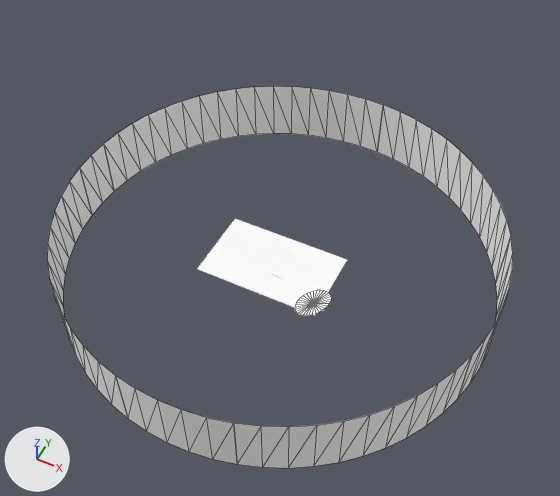
Renders of the glTF model frontend/projects/ride/public/courses/tempelhof.glb from each side of a commit.
Both versions are drawn from a 50 mm camera at (7808.0, -12184.0, 16916.0) aimed at (1542.0, 347.0, 1251.0). Lighting does not change. The marker at lower left points along +X, +Y and +Z. The older version comes first. Mesh edges are drawn as thin lines on the coarser meshes. Where no turn or scale is listed for an object, it has been applied to the vertices.

The older version as bpy lines, for what is in view:
```python
ob_berlinhorizon_000 = bpy.data.objects.new('BerlinHorizon_000', me_berlinhorizon_000)
ob_berlinhorizon_000.location = (-4633.0, -971.0, -300.0)
ob_berlinhorizon_000.scale = (4720.0, 4210.0, 1970.0)
ob_berlinhorizon_001 = bpy.data.objects.new('BerlinHorizon_001', me_berlinhorizon_001)
ob_berlinhorizon_001.location = (90.0, -5183.0, -300.0)
ob_berlinhorizon_001.scale = (655.0, 655.0, 1970.0)
ob_berlinhorizon_004 = bpy.data.objects.new('BerlinHorizon_004', me_berlinhorizon_004)
ob_berlinhorizon_004.location = (692.0, -5271.0, -300.0)
ob_berlinhorizon_004.scale = (655.0, 655.0, 1970.0)
ob_berlinhorizon_006 = bpy.data.objects.new('BerlinHorizon_006', me_berlinhorizon_006)
ob_berlinhorizon_006.location = (1300.0, -5271.0, -300.0)
ob_berlinhorizon_006.scale = (655.0, 655.0, 1970.0)
ob_berlinhorizon_007 = bpy.data.objects.new('BerlinHorizon_007', me_berlinhorizon_007)
ob_berlinhorizon_007.location = (1908.0, -5037.0, -300.0)
ob_berlinhorizon_007.scale = (1190.0, 655.0, 1970.0)
ob_berlinhorizon_008 = bpy.data.objects.new('BerlinHorizon_008', me_berlinhorizon_008)
ob_berlinhorizon_008.location = (3100.0, -971.0, -300.0)
ob_berlinhorizon_008.scale = (4130.0, 4070.0, 1970.0)
ob_berlinhorizon_017 = bpy.data.objects.new('BerlinHorizon_017', me_berlinhorizon_017)
ob_berlinhorizon_017.location = (-4870.0, 202.0, -300.0)
ob_berlinhorizon_017.scale = (655.0, 1170.0, 1970.0)
ob_berlinhorizon_018 = bpy.data.objects.new('BerlinHorizon_018', me_berlinhorizon_018)
ob_berlinhorizon_018.location = (-4900.0, 1398.0, -300.0)
ob_berlinhorizon_018.scale = (655.0, 1200.0, 1970.0)
ob_berlinhorizon_045 = bpy.data.objects.new('BerlinHorizon_045', me_berlinhorizon_045)
ob_berlinhorizon_045.location = (1908.0, 6871.0, -300.0)
ob_berlinhorizon_045.scale = (5120.0, 3740.0, 1970.0)
# also in view: 'BerlinHorizon_048' at (1604.0, 6885.0, 685.0); 'BerlinHorizon_050' at (996.0, 6885.0, 685.0); 'TempelGrass_054' at (-241.0, 1340.0, 47.0); 'TempelGrass_044' at (2603.0, 908.0, 47.0); 'BerlinHorizon_054' at (-2390.0, 4090.0, 685.0)
```
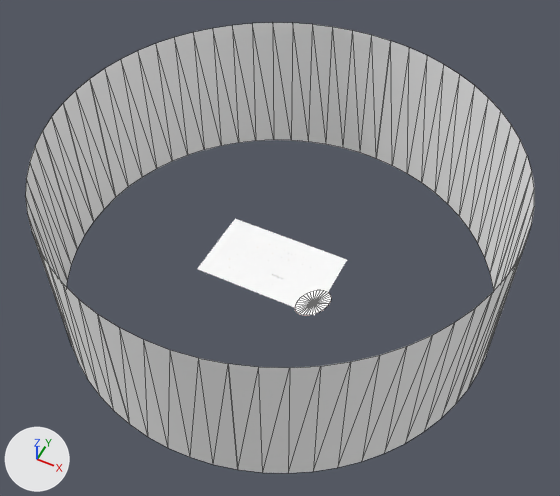
Where the newer file only moved an object's origin or applied its transform, the numbers keep the older frame.

Where the change shows, as pixel boxes [x1, y1, x2, y2] in the pictures (560 x 496 px):
'BerlinHorizon_054', moved, rescaled (8% wider, 65% taller)
    before: [104, 86, 329, 191]
    after: [90, 23, 333, 197]
'BerlinHorizon_008', moved, rescaled (11% wider, 59% taller)
    before: [234, 355, 472, 468]
    after: [228, 293, 492, 473]
'BerlinHorizon_045', moved, rescaled (16% wider, 39% taller)
    before: [377, 105, 511, 283]
    after: [376, 41, 532, 289]
'BerlinHorizon_000', moved, rescaled (27% wider, 31% taller)
    before: [47, 196, 128, 418]
    after: [26, 131, 129, 423]
'BerlinHorizon_007', moved, rescaled (23% wider, 120% taller)
    before: [182, 410, 237, 464]
    after: [170, 350, 238, 470]
'BerlinHorizon_018', moved, rescaled (54% wider, 99% taller)
    before: [80, 144, 114, 215]
    after: [63, 79, 116, 221]
'BerlinHorizon_017', moved, rescaled (68% wider, 92% taller)
    before: [62, 168, 92, 243]
    after: [43, 104, 94, 249]
'BerlinHorizon_044', moved, rescaled (41% wider, 44% taller)
    before: [458, 238, 513, 398]
    after: [456, 173, 534, 404]
'BerlinHorizon_006', moved, rescaled (47% wider, 131% taller)
    before: [158, 401, 189, 451]
    after: [144, 340, 190, 457]
'BerlinHorizon_053', moved, rescaled (22% wider, 135% taller)
    before: [326, 91, 348, 142]
    after: [326, 27, 353, 148]
'BerlinHorizon_050', moved, rescaled (36% wider, 137% taller)
    before: [344, 95, 365, 146]
    after: [343, 31, 372, 153]
'BerlinHorizon_048', moved, rescaled (39% wider, 130% taller)
    before: [361, 99, 383, 152]
    after: [360, 35, 391, 158]
'BerlinHorizon_004', moved, rescaled (53% wider, 122% taller)
    before: [136, 389, 167, 442]
    after: [120, 328, 168, 447]
'BerlinHorizon_001', moved, rescaled (65% wider, 120% taller)
    before: [116, 376, 146, 431]
    after: [98, 315, 148, 437]

The edits, one by one:
Object 'BerlinHorizon_000' (ob_berlinhorizon_000) moves from (-4633.0, -971.0, -300.0) to (-4633.0, -971.0, -580.0).
Object 'BerlinHorizon_000' (ob_berlinhorizon_000) is rescaled from (4720.0, 4210.0, 1970.0) to (4720.0, 4210.0, 4580.0).
Object 'BerlinHorizon_001' (ob_berlinhorizon_001) moves from (90.0, -5183.0, -300.0) to (90.0, -5183.0, -580.0).
Object 'BerlinHorizon_001' (ob_berlinhorizon_001) is rescaled from (655.0, 655.0, 1970.0) to (655.0, 655.0, 4580.0).
Object 'BerlinHorizon_004' (ob_berlinhorizon_004) moves from (692.0, -5271.0, -300.0) to (692.0, -5271.0, -580.0).
Object 'BerlinHorizon_004' (ob_berlinhorizon_004) is rescaled from (655.0, 655.0, 1970.0) to (655.0, 655.0, 4580.0).
Object 'BerlinHorizon_006' (ob_berlinhorizon_006) moves from (1300.0, -5271.0, -300.0) to (1300.0, -5271.0, -580.0).
Object 'BerlinHorizon_006' (ob_berlinhorizon_006) is rescaled from (655.0, 655.0, 1970.0) to (655.0, 655.0, 4580.0).
Object 'BerlinHorizon_007' (ob_berlinhorizon_007) moves from (1908.0, -5037.0, -300.0) to (1908.0, -5037.0, -580.0).
Object 'BerlinHorizon_007' (ob_berlinhorizon_007) is rescaled from (1190.0, 655.0, 1970.0) to (1190.0, 655.0, 4580.0).
Object 'BerlinHorizon_008' (ob_berlinhorizon_008) moves from (3100.0, -971.0, -300.0) to (3100.0, -971.0, -580.0).
Object 'BerlinHorizon_008' (ob_berlinhorizon_008) is rescaled from (4130.0, 4070.0, 1970.0) to (4130.0, 4070.0, 4580.0).
Object 'BerlinHorizon_017' (ob_berlinhorizon_017) moves from (-4870.0, 202.0, -300.0) to (-4870.0, 202.0, -580.0).
Object 'BerlinHorizon_017' (ob_berlinhorizon_017) is rescaled from (655.0, 1170.0, 1970.0) to (655.0, 1170.0, 4580.0).
Object 'BerlinHorizon_018' (ob_berlinhorizon_018) moves from (-4900.0, 1398.0, -300.0) to (-4900.0, 1398.0, -580.0).
Object 'BerlinHorizon_018' (ob_berlinhorizon_018) is rescaled from (655.0, 1200.0, 1970.0) to (655.0, 1200.0, 4580.0).
Object 'BerlinHorizon_044' (ob_berlinhorizon_044) moves from (7028.0, 3134.0, -300.0) to (7028.0, 3134.0, -580.0).
Object 'BerlinHorizon_044' (ob_berlinhorizon_044) is rescaled from (655.0, 4110.0, 1970.0) to (655.0, 4110.0, 4580.0).
Object 'BerlinHorizon_045' (ob_berlinhorizon_045) moves from (1908.0, 6871.0, -300.0) to (1908.0, 6871.0, -580.0).
Object 'BerlinHorizon_045' (ob_berlinhorizon_045) is rescaled from (5120.0, 3740.0, 1970.0) to (5120.0, 3740.0, 4580.0).
Object 'BerlinHorizon_048' (ob_berlinhorizon_048) moves from (1300.0, 6900.0, -300.0) to (1300.0, 6900.0, -580.0).
Object 'BerlinHorizon_048' (ob_berlinhorizon_048) is rescaled from (655.0, 655.0, 1970.0) to (655.0, 655.0, 4580.0).
Object 'BerlinHorizon_050' (ob_berlinhorizon_050) moves from (692.0, 6900.0, -300.0) to (692.0, 6900.0, -580.0).
Object 'BerlinHorizon_050' (ob_berlinhorizon_050) is rescaled from (655.0, 655.0, 1970.0) to (655.0, 655.0, 4580.0).
Object 'BerlinHorizon_053' (ob_berlinhorizon_053) moves from (90.0, 6871.0, -300.0) to (90.0, 6871.0, -580.0).
Object 'BerlinHorizon_053' (ob_berlinhorizon_053) is rescaled from (655.0, 655.0, 1970.0) to (655.0, 655.0, 4580.0).
Object 'BerlinHorizon_054' (ob_berlinhorizon_054) moves from (-4870.0, 6783.0, -300.0) to (-4870.0, 6783.0, -580.0).
Object 'BerlinHorizon_054' (ob_berlinhorizon_054) is rescaled from (4960.0, 5380.0, 1970.0) to (4960.0, 5380.0, 4580.0).
